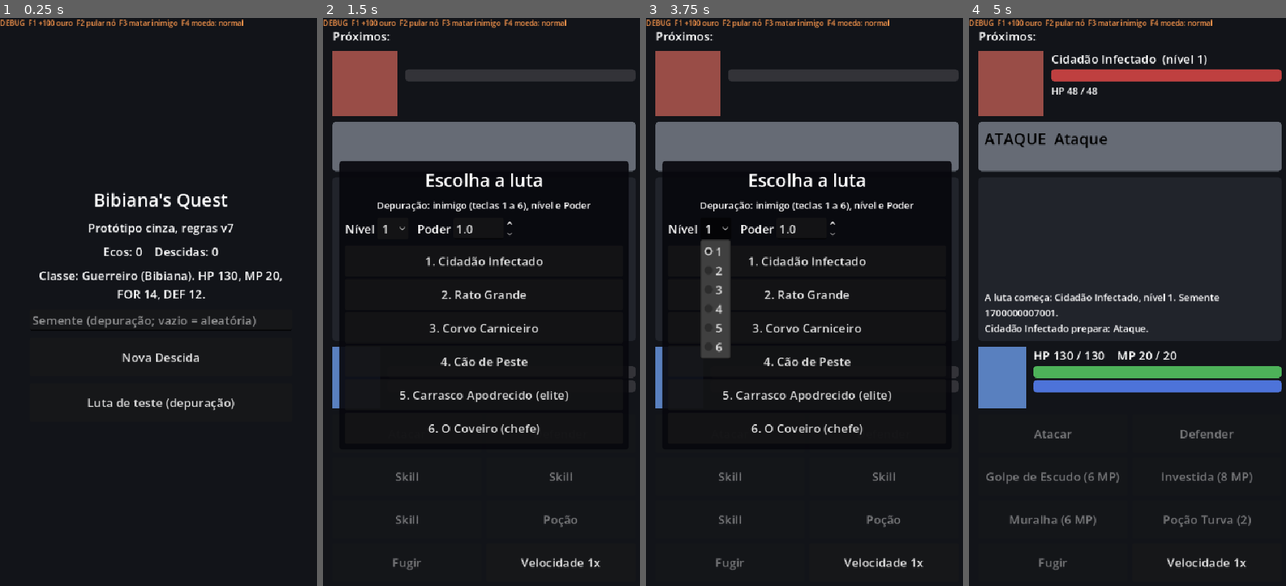
Above: before the commit, frames 1-4 (left to right).
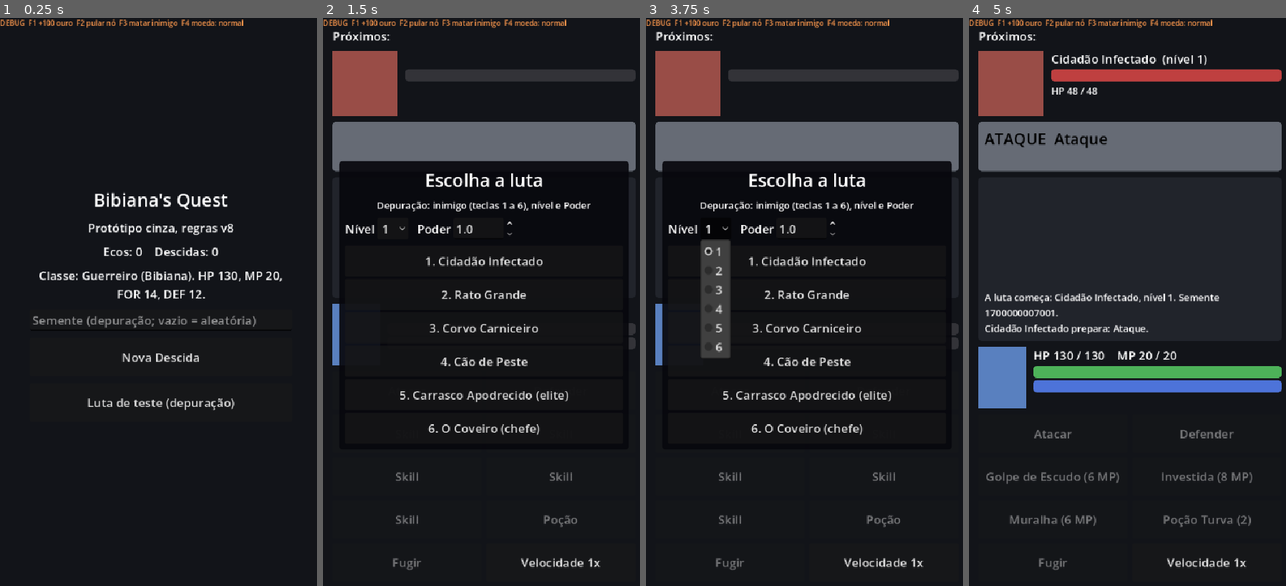
Above: after the commit, the same moments.

Repository: ohidalgojr/bibianas-quest
Game: Godot game, scene res://game/presentation/main.tscn
Two runs of this game, one before a commit and one after it. Both use one fixed random seed, a clock stepped at 60 frames per second and the inputs below.
Inputs (mouse positions are in pixels of both pictures, inside the frame that each line leads up to):
- Up to frame 1 (0.25 s): no input
- Up to frame 2 (1.5 s): click (484, 319) at 0.52 s; type "12" at 0.6 s; click "Luta de teste (depuração)" at 1.25 s
- Up to frame 3 (3.75 s): click "Velocidade 1x" at 2 s; click "Velocidade 2x" at 2.75 s; click "1" at 3.5 s
- Up to frame 4 (5 s): click "1. Cidadão Infectado" at 4.25 s

The runs differ from the first frame. In frame 1, less than 0.1% of the frame differs, in the area x 71-74%, y 36-38%; in frame 2, 0.5%, in the area x 2-99%, y 50-69%; in frame 3, 0.5%; in frame 4, nothing differs.

Commit message:
TASK-020: skills de combate na loja e três skills novas do Guerreiro (ADR-0024)
Co-Authored-By: Claude Sonnet 5.5 <noreply@anthropic.com>

Diff:
--- a/game/core/combat/combat.gd
+++ b/game/core/combat/combat.gd
@@ -315,6 +315,12 @@
 			_apply_effect(player, CombatEffect.Kind.ARMOR_DOWN, 1)
 		CombatSkill.Effect.BULWARK:
 			_apply_effect(player, CombatEffect.Kind.BULWARK, 2)
+		CombatSkill.Effect.POWER_STRIKE:
+			_strike(player, enemy, skill.power, CombatFormulas.Element.PHYSICAL, 1.0, skill.id)
+		CombatSkill.Effect.WAR_CRY:
+			_apply_effect(player, CombatEffect.Kind.EMPOWERED, CombatEffect.EMPOWER_TURNS)
+		CombatSkill.Effect.MEND:
+			_restore(player, roundi(player.stats.max_hp * CombatEffect.MEND_PERCENT / 100.0), 0)
 
 
 ## Resolve um golpe. Devolve o dano causado, ou -1 se errou. Ordem fixa dos sorteios:
--- a/game/core/combat/combat_effect.gd
+++ b/game/core/combat/combat_effect.gd
@@ -3,7 +3,7 @@
 ## Efeito temporário em uma unidade. A duração conta turnos de quem tem o efeito e cai
 ## no início de cada turno dela (ADR-0008).
 
-enum Kind { DEFENDING, BULWARK, ARMOR_DOWN, SLOWED, POISON, WEAKENED }
+enum Kind { DEFENDING, BULWARK, ARMOR_DOWN, SLOWED, POISON, WEAKENED, EMPOWERED }
 
 ## Muralha: DEF +50% e reflete 20% do dano físico (GDD §8).
 const BULWARK_DEFENSE: float = 0.5
@@ -23,7 +23,12 @@
 ## Defender corta pela metade a chance de um debuff de golpe (ADR-0020).
 const DEFEND_CHANCE_FACTOR: float = 0.5
 
-const LABELS: Array[String] = ["defending", "bulwark", "armor_down", "slowed", "poison", "weakened"]
+## Grito de Guerra: FOR e MEN +25% por 3 turnos; Segundo Fôlego cura 25% do HP (ADR-0024).
+const EMPOWER_ATTACK: float = 0.25
+const EMPOWER_TURNS: int = 3
+const MEND_PERCENT: int = 25
+
+const LABELS: Array[String] = ["defending", "bulwark", "armor_down", "slowed", "poison", "weakened", "empowered"]
 
 ## Duração padrão do efeito de debuff de um golpe.
 static func debuff_turns(effect_kind: Kind) -> int:
--- a/game/core/combat/combat_skill.gd
+++ b/game/core/combat/combat_skill.gd
@@ -3,7 +3,7 @@
 ## Skill de combate. Os números vêm do GDD §8; quando os dados das classes existirem
 ## (TASK-005), eles saem deste arquivo.
 
-enum Effect { SHIELD_BASH, CHARGE, BULWARK }
+enum Effect { SHIELD_BASH, CHARGE, BULWARK, POWER_STRIKE, WAR_CRY, MEND }
 
 var id: String = ""
 var display_name: String = ""
--- a/game/core/combat/combatant.gd
+++ b/game/core/combat/combatant.gd
@@ -92,9 +92,12 @@
 
 
 func _weakened(value: int) -> float:
+	var result: float = float(value)
+	if has_effect(CombatEffect.Kind.EMPOWERED):
+		result *= 1.0 + CombatEffect.EMPOWER_ATTACK
 	if has_effect(CombatEffect.Kind.WEAKENED):
-		return value * (1.0 - CombatEffect.WEAK_ATTACK)
-	return float(value)
+		result *= 1.0 - CombatEffect.WEAK_ATTACK
+	return result
 
 
 func effective_resistance() -> float:
--- a/game/core/core_version.gd
+++ b/game/core/core_version.gd
@@ -9,6 +9,6 @@
 ##
 ## Histórico: 0, nenhuma regra; 1, gerador de mapa (TASK-003, ADR-0007); 2, combate e moeda
 ## (TASK-004, ADR-0008); 3, Descida e peso de evento 0 no protótipo (TASK-007, ADR-0011); 4,
-## vencibilidade do mapa e Coveiro calibrado (TASK-008, ADR- …(160 unchanged characters)…  raros (TASK-018, ADR-0022); 7, Poder 0,75 por nível de inimigo (TASK-019, ADR-0023).
+## vencibilidade do mapa e Coveiro calibrado (TASK-008, ADR- …(160 unchanged characters)…  raros (TASK-018, ADR-0022); 7, Poder 0,4 por nível de inimigo (TASK-019, ADR-0023); 8, skills na loja e três skills novas (TASK-020, ADR-0024).
 
-const RULES_VERSION: int = 7
+const RULES_VERSION: int = 8
--- a/game/core/data/data_validator.gd
+++ b/game/core/data/data_validator.gd
@@ -15,7 +15,7 @@
 const ELEMENTS: PackedStringArray = ["physical", "fire", "lightning", "holy", "shadow"]
 const ITEM_SLOTS: PackedStringArray = ["consumable", "weapon", "offhand", "armor", "head", "relic"]
 const RARITIES: PackedStringArray = ["worn", "common", "uncommon", "rare", "cursed", "soul", "rival"]
-const SKILL_EFFECTS: PackedStringArray = ["shield_bash", "charge", "bulwark"]
+const SKILL_EFFECTS: PackedStringArray = ["shield_bash", "charge", "bulwark", "power_strike", "war_cry", "mend"]
 const CAMPFIRE_EFFECTS: PackedStringArray = ["damage_up", "defense_up"]
 const PASSIVES: PackedStringArray = ["veteran"]
 
@@ -125,6 +125,7 @@
 	if _number_field(data, "power", path) < 0.0:
 		_error(path, "power não pode ser negativo")
 	_bool_field(data, "coin", path)
+	_check_min(_int_field(data, "price", path), 0, path, "price")
 
 
 func _check_campfire_skill(entry: Variant, class_ids: Dictionary) -> void:
--- a/game/core/data/game_data.gd
+++ b/game/core/data/game_data.gd
@@ -29,6 +29,9 @@
 	"shield_bash": CombatSkill.Effect.SHIELD_BASH,
 	"charge": CombatSkill.Effect.CHARGE,
 	"bulwark": CombatSkill.Effect.BULWARK,
+	"power_strike": CombatSkill.Effect.POWER_STRIKE,
+	"war_cry": CombatSkill.Effect.WAR_CRY,
+	"mend": CombatSkill.Effect.MEND,
 }
 
 var errors: PackedStringArray = PackedStringArray()
@@ -84,6 +87,22 @@
 	for skill_id: Variant in _entry(classes, class_id)["skills"]:
 		skills.append(combat_skill(str(skill_id)))
 	return skills
+
+
+## Skills da classe à venda na loja (preço maior que zero), em ordem (ADR-0024).
+func shop_skill_ids(class_id: String) -> Array[String]:
+	var found: Array[String] = []
+	var ids: Array = combat_skills.keys()
+	ids.sort()
+	for skill_id: Variant in ids:
+		var entry: Dictionary = combat_skills[skill_id]
+		if str(entry["class"]) == class_id and int(entry["price"]) > 0:
+			found.append(str(skill_id))
+	return found
+
+
+func skill_price(skill_id: String) -> int:
+	return int(_entry(combat_skills, skill_id)["price"])
 
 
 func combat_skill(skill_id: String) -> CombatSkill:
--- a/game/core/run/run_rules.gd
+++ b/game/core/run/run_rules.gd
@@ -35,6 +35,8 @@
 ## GDD §15: atualizar custa 15 na primeira vez e mais 10 a cada nova vez no mesmo nó.
 const REROLL_FIRST: int = 15
 const REROLL_STEP: int = 10
+## GDD §8: espaços de skill de combate no protótipo (ADR-0024).
+const MAX_SKILLS: int = 5
 ## GDD §10: até 8 consumíveis.
 const MAX_CONSUMABLES: int = 8
 ## ADR-0011: a Descida começa com 2 Poções Turvas.
--- a/game/core/run/run_save.gd
+++ b/game/core/run/run_save.gd
@@ -31,6 +31,7 @@
 		"embers": run.embers,
 		"nodes_cleared": run.nodes_cleared,
 		"enemies_defeated": run.enemies_defeated,
+		"learned_skills": run.learned_skills,
 		"streams": run.streams.snapshot(),
 		"coin": {"losses_in_row": run.coin.losses_in_row, "flips": run.coin.flips, "heads": run.coin.heads},
 	}
@@ -65,6 +66,10 @@
 	run.embers = int(saved["embers"])
 	run.nodes_cleared = int(saved["nodes_cleared"])
 	run.enemies_defeated = int(saved.get("enemies_defeated", 0))
+	if saved.has("learned_skills"):
+		run.learned_skills.clear()
+		for skill_id: Variant in saved["learned_skills"]:
+			run.learned_skills.append(str(skill_id))
 	run.consumables = _int_dictionary(saved["consumables"])
 	run.buffs = _int_dictionary(saved["buffs"])
 	run.equipment = {}
--- a/game/core/run/run_state.gd
+++ b/game/core/run/run_state.gd
@@ -31,6 +31,9 @@
 var embers: int = 0
 var shop_offer: Array[String] = []
 var shop_rerolls: int = 0
+## Skills de combate aprendidas, em ordem, e a skill à venda na loja (ADR-0024).
+var learned_skills: Array[String] = []
+var skill_offer: String = ""
 var combat: Combat
 var nodes_cleared: int = 0
 ## Inimigos derrotados na Descida e o que a última vitória rendeu (ADR-0021): quem, nível,
@@ -60,6 +63,8 @@
 		for scenario_id: String in data.scenarios:
 			scenario_ids.append(scenario_id)
 	var entry: Dictionary = data.classes[class_id]
+	for skill_id: Variant in entry["skills"]:
+		learned_skills.append(str(skill_id))
 	equipment["weapon"] = str(entry["starting_weapon"])
 	equipment["armor"] = str(entry["starting_armor"])
 	for item_id: String in RunRules.STARTING_ITEMS:
@@ -146,6 +151,31 @@
 	if not is_over():
 		return 0
 	return RunRules.echoes(nodes_cleared, bosses_defeated())
+
+
+## Skills aprendidas, prontas para o combate.
+func skills() -> Array[CombatSkill]:
+	var found: Array[CombatSkill] = []
+	for skill_id: String in learned_skills:
+		found.append(data.combat_skill(skill_id))
+	return found
+
+
+func can_buy_skill() -> bool:
+	if phase != Phase.SHOP or skill_offer.is_empty() or learned_skills.size() >= RunRules.MAX_SKILLS:
+		return false
+	return gold >= data.skill_price(skill_offer)
+
+
+func buy_skill() -> bool:
+	if not can_buy_skill():
+		return false
+	var price: int = data.skill_price(skill_offer)
+	gold -= price
+	learned_skills.append(skill_offer)
+	_emit(RunEvent.Type.SPENT, skill_offer, price)
+	skill_offer = ""
+	return true
 
 
 func consumable_count(item_id: String) -> int:
@@ -391,6 +421,7 @@
 	sell_drop()
 	phase = Phase.CHOOSING
 	shop_offer.clear()
+	skill_offer = ""
 	_emit(RunEvent.Type.SHOP, "leave", 0)
 	return true
 
@@ -442,7 +473,19 @@
 	phase = Phase.SHOP
 	shop_rerolls = 0
 	_stock_shop()
+	_stock_skill()
 	_emit(RunEvent.Type.SHOP, "open", shop_offer.size())
+
+
+## Uma skill da classe ainda não aprendida, sorteada no fluxo de loot (ADR-0024).
+func _stock_skill() -> void:
+	skill_offer = ""
+	var pool: Array[String] = []
+	for skill_id: String in data.shop_skill_ids(class_id):
+		if not learned_skills.has(skill_id):
+			pool.append(skill_id)
+	if not pool.is_empty():
+		skill_offer = pool[streams.loot().draw_index(pool.size())]
 
 
 ## Sorteia no fluxo de loot 2 equipamentos e 2 consumíveis entre os itens com preço.
--- a/game/core/sim/run_bot.gd
+++ b/game/core/sim/run_bot.gd
@@ -102,7 +102,7 @@
 
 
 static func _median_turn(run: RunState, combat: Combat, bot: Pcg32) -> void:
-	var skills: Array[CombatSkill] = run.data.class_skills(run.class_id)
+	var skills: Array[CombatSkill] = run.skills()
 	var danger: bool = combat.enemy.intent != null and combat.enemy.intent.is_dangerous()
 	if combat.player.hp * 100 < combat.player.stats.max_hp * 35 and run.available_in_fight(POTION_ID) > 0:
 		combat.act(Combat.Action.ITEM, null, run.data.combat_item(POTION_ID))
@@ -149,6 +149,8 @@
 			run.buy(item_id)
 		elif slot != "consumable" and run.gold - run.item_price(item_id) >= 30:
 			run.buy(item_id)
+	if not run.skill_offer.is_empty() and run.gold - run.data.skill_price(run.skill_offer) >= 30:
+		run.buy_skill()
 	run.leave_shop()
 
 
--- a/game/data/skills.json
+++ b/game/data/skills.json
@@ -1,9 +1,12 @@
 {
 	"format": 1,
 	"combat": [
-		{"id": "shield_bash", "class": "warrior", "name": "Golpe de Escudo", "cost": 6, "effect": "shield_bash", "power": 0.8, "coin": true},
-		{"id": "charge", "class": "warrior", "name": "Investida", "cost": 8, "effect": "charge", "power": 1.5, "coin": false},
-		{"id": "bulwark", "class": "warrior", "name": "Muralha", "cost": 6, "effect": "bulwark", "power": 0.0, "coin": false}
+		{"id": "shield_bash", "class": "warrior", "name": "Golpe de Escudo", "cost": 6, "effect": "shield_bash", "power": 0.8, "coin": true, "price": 0},
+		{"id": "charge", "class": "warrior", "name": "Investida", "cost": 8, "effect": "charge", "power": 1.5, "coin": false, "price": 0},
+		{"id": "bulwark", "class": "warrior", "name": "Muralha", "cost": 6, "effect": "bulwark", "power": 0.0, "coin": false, "price": 0},
+		{"id": "whirlwind", "class": "warrior", "name": "Golpe Giratório", "cost": 5, "effect": "power_strike", "power": 1.3, "coin": false, "price": 120},
+		{"id": "war_cry", "class": "warrior", "name": "Grito de Guerra", "cost": 4, "effect": "war_cry", "power": 0.0, "coin": false, "price": 100},
+		{"id": "second_wind", "class": "warrior", "name": "Segundo Fôlego", "cost": 6, "effect": "mend", "power": 0.0, "coin": false, "price": 140}
 	],
 	"campfire": [
 		{"id": "sharpen_blade", "class": "warrior", "name": "Afiar Lâmina", "effect": "damage_up", "percent": 15, "combats": 3},
--- a/game/presentation/combat/combat_screen.gd
+++ b/game/presentation/combat/combat_screen.gd
@@ -134,8 +134,11 @@
 	_enemy_hp_bar.max_value = session.combat.enemy.stats.max_hp
 	_player_hp_bar.max_value = session.combat.player.stats.max_hp
 	_player_mp_bar.max_value = session.combat.player.stats.max_mp
-	for index: int in session.skills.size():
-		(_buttons["skill_%d" % index] as Button).text = session.skill_label(index)
+	for index: int in RunRules.MAX_SKILLS:
+		var skill_button: Button = _buttons["skill_%d" % index]
+		skill_button.visible = index < session.skills.size()
+		if index < session.skills.size():
+			skill_button.text = session.skill_label(index)
 	_refresh_bars()
 
 
@@ -152,7 +155,7 @@
 			events = session.use_potion()
 		"flee":
 			events = session.flee()
-		"skill_0", "skill_1", "skill_2":
+		"skill_0", "skill_1", "skill_2", "skill_3", "skill_4":
 			events = session.use_skill(int(action.substr(6)))
 	if events.is_empty():
 		return
@@ -343,7 +346,7 @@
 	var can_go: bool = session != null and not _busy and session.can_act()
 	(_buttons["attack"] as Button).disabled = not can_go
 	(_buttons["defend"] as Button).disabled = not can_go
-	for index: int in 3:
+	for index: int in RunRules.MAX_SKILLS:
 		var skill_ready: bool = can_go and session.can_use_skill(index)
 		(_buttons["skill_%d" % index] as Button).disabled = not skill_ready
 	var potion: Button = _buttons["potion"]
@@ -513,7 +516,7 @@
 	grid.add_theme_constant_override("v_separation", 8)
 	column.add_child(grid)
 	for entry: Array in [["attack", "Atacar"], ["defend", "Defender"], ["skill_0", "Skill"], ["skill_1", "Skill"],
-			["skill_2", "Skill"], ["potion", "Poção"], ["flee", "Fugir"], ["speed", "Velocidade 1x"]]:
+			["skill_2", "Skill"], ["skill_3", "Skill"], ["skill_4", "Skill"], ["potion", "Poção"], ["flee", "Fugir"], ["speed", "Velocidade 1x"]]:
 		var button: Button = Button.new()
 		button.text = str(entry[1])
 		button.custom_minimum_size = Vector2(0, 64)
--- a/game/presentation/combat/combat_session.gd
+++ b/game/presentation/combat/combat_session.gd
@@ -55,7 +55,7 @@
 	session.run = run_state
 	session.enemy_id = node.enemy_id
 	session.combat = run_state.combat
-	session.skills = run_state.data.class_skills(run_state.class_id)
+	session.skills = run_state.skills()
 	session._learn_moves(run_state.combat.enemy)
 	return session
 
--- a/game/presentation/run/run_panel_screen.gd
+++ b/game/presentation/run/run_panel_screen.gd
@@ -112,6 +112,18 @@
 			panels.buy(item_id)
 			_render())
 		buy.disabled = not bool(entry["can_buy"])
+	var skill: Dictionary = view["skill"]
+	if not skill.is_empty():
+		var skill_title: Label = _text("Skill: %s (%d MP). %s. %s" % [str(skill["name"]), int(skill["cost"]),
+			str(skill["description"]), str(skill["slots"])], 16)
+		skill_title.add_theme_color_override("font_color", Color(0.75, 0.6, 0.95))
+		var learn_label: String = "Aprender %s: %d ouro" % [str(skill["name"]), int(skill["price"])]
+		if not bool(skill["can_buy"]):
+			learn_label += " (%s)" % str(skill["reason"])
+		var learn: Button = _button(learn_label, func() -> void:
+			panels.buy_skill()
+			_render())
+		learn.disabled = not bool(skill["can_buy"])
 	var reroll: Button = _button("Atualizar loja: %d ouro" % int(view["reroll_cost"]), func() -> void:
 		panels.reroll()
 		_render())
--- a/game/presentation/run/run_panels.gd
+++ b/game/presentation/run/run_panels.gd
@@ -103,7 +103,46 @@
 		"reroll_cost": run.reroll_cost(),
 		"can_reroll": run.phase == RunState.Phase.SHOP and run.gold >= run.reroll_cost(),
 		"bag": "Mochila: %d/%d" % [run.total_consumables(), RunRules.MAX_CONSUMABLES],
-	}
+		"skill": skill_view(),
+	}
+
+
+## A skill à venda (ADR-0024), ou vazio se não há.
+func skill_view() -> Dictionary:
+	if run.skill_offer.is_empty():
+		return {}
+	var skill: CombatSkill = run.data.combat_skill(run.skill_offer)
+	var price: int = run.data.skill_price(run.skill_offer)
+	var reason: String = ""
+	if run.learned_skills.size() >= RunRules.MAX_SKILLS:
+		reason = "Espaços de skill cheios"
+	elif run.gold < price:
+		reason = "Ouro insuficiente"
+	return {
+		"id": skill.id,
+		"name": skill.display_name,
+		"cost": skill.cost,
+		"price": price,
+		"description": skill_text(skill),
+		"can_buy": run.can_buy_skill(),
+		"reason": reason,
+		"slots": "Skills: %d/%d" % [run.learned_skills.size(), RunRules.MAX_SKILLS],
+	}
+
+
+static func skill_text(skill: CombatSkill) -> String:
+	match skill.effect:
+		CombatSkill.Effect.POWER_STRIKE:
+			return "Golpe de %.1f×FOR" % skill.power
+		CombatSkill.Effect.WAR_CRY:
+			return "FOR e MEN +%d%% por %d turnos" % [roundi(CombatEffect.EMPOWER_ATTACK * 100.0), CombatEffect.EMPOWER_TURNS]
+		CombatSkill.Effect.MEND:
+			return "Recupera %d%% do HP" % CombatEffect.MEND_PERCENT
+	return "Skill da classe"
+
+
+func buy_skill() -> bool:
+	return run.buy_skill()
 
 
 func item_view(item_id: String) -> Dictionary:
--- /dev/null
+++ b/tests/unit/test_skills_shop.gd
@@ -0,0 +1,134 @@
+extends GutTest
+## TASK-020 (ADR-0024): skills novas do Guerreiro, venda na loja (1 por visita, até 5
+## espaços), efeitos no motor e save das skills aprendidas.
+
+const DIR: String = "user://test_skills_saves/"
+
+var _data: GameData
+
+
+func before_all() -> void:
+	_data = DataLoader.load_all()
+
+
+func after_all() -> void:
+	DirAccess.remove_absolute(DIR + SaveStore.RUN_FILE)
+
+
+func _shop_run(run_seed: int = 3) -> RunState:
+	var run: RunState = RunState.new(_data, run_seed)
+	run._open_shop()
+	return run
+
+
+func test_data_has_three_new_priced_skills_and_free_starters() -> void:
+	assert_eq(_data.shop_skill_ids("warrior"), ["second_wind", "war_cry", "whirlwind"] as Array[String])
+	for starter: String in ["shield_bash", "charge", "bulwark"]:
+		assert_eq(_data.skill_price(starter), 0)
+	assert_eq(_data.skill_price("whirlwind"), 120)
+	assert_eq(_data.class_skills("warrior").size(), 3, "a classe começa com 3")
+
+
+func test_shop_offers_one_unlearned_skill_per_visit() -> void:
+	var run: RunState = _shop_run()
+	assert_true(["second_wind", "war_cry", "whirlwind"].has(run.skill_offer))
+	run.learned_skills.append(run.skill_offer)
+	var learned: String = run.skill_offer
+	run._open_shop()
+	assert_ne(run.skill_offer, learned, "não repete a aprendida")
+	run.leave_shop()
+	assert_eq(run.skill_offer, "")
+
+
+func test_buy_skill_charges_and_learns_in_order() -> void:
+	var run: RunState = _shop_run()
+	var offered: String = run.skill_offer
+	var price: int = _data.skill_price(offered)
+	run.gold = price - 1
+	assert_false(run.can_buy_skill(), "sem ouro")
+	run.gold = price + 10
+	assert_true(run.buy_skill())
+	assert_eq(run.gold, 10)
+	assert_eq(run.learned_skills.back(), offered)
+	assert_eq(run.skills().size(), 4)
+	assert_eq(run.skill_offer, "", "a oferta some depois de comprar")
+	assert_false(run.buy_skill())
+
+
+func test_skill_slots_are_limited_to_five() -> void:
+	var run: RunState = _shop_run()
+	run.gold = 1000
+	assert_true(run.buy_skill())
+	run._open_shop()
+	run.gold = 1000
+	assert_true(run.buy_skill())
+	assert_eq(run.learned_skills.size(), RunRules.MAX_SKILLS)
+	run._open_shop()
+	run.gold = 1000
+	assert_eq(run.skill_offer, "second_wind" if not run.learned_skills.has("second_wind") else run.skill_offer)
+	assert_false(run.can_buy_skill(), "espaços cheios")
+	assert_eq(RunPanels.new(run).skill_view().get("reason", "Espaços de skill cheios"), "Espaços de skill cheios")
+
+
+func _combat() -> Combat:
+	var moves: Array[EnemyMove] = [EnemyMove.make("hit", EnemyMove.Kind.ATTACK, 0.1)]
+	var stats: Stats = Stats.make({"hp": 400, "strength": 1, "defense": 4, "resistance": 2, "speed": 3, "evasion": 0})
+	var enemy: Combatant = Combatant.enemy("Saco", stats, CombatFixtures.single_phase(moves))
+	var combat: Combat = Combat.new(CombatFixtures.warrior(), enemy, RngStreams.new(4), CoinState.new())
+	combat.start()
+	return combat
+
+
+func test_whirlwind_deals_damage() -> void:
+	var combat: Combat = _combat()
+	var before: int = combat.enemy.hp
+	combat.player.mp = 20
+	combat.act(Combat.Action.SKILL, _data.combat_skill("whirlwind"))
+	assert_lt(combat.enemy.hp, before)
+	assert_eq(combat.player.mp, 15, "custou 5 de MP")
+
+
+func test_war_cry_empowers_attack_for_three_turns() -> void:
+	var combat: Combat = _combat()
+	var base: float = combat.player.effective_strength()
+	combat.act(Combat.Action.SKILL, _data.combat_skill("war_cry"))
+	assert_true(combat.player.has_effect(CombatEffect.Kind.EMPOWERED))
+	assert_almost_eq(combat.player.effective_strength(), base * 1.25, 0.0001)
+	for turn: int in 4:
+		combat.act(Combat.Action.DEFEND)
+	assert_false(combat.player.has_effect(CombatEffect.Kind.EMPOWERED), "a Fúria passou")
+
+
+func test_second_wind_heals_a_quarter_of_max_hp() -> void:
+	var combat: Combat = _combat()
+	combat.player.hp = 40
+	var expected: int = roundi(combat.player.stats.max_hp * 25 / 100.0)
+	combat.act(Combat.Action.SKILL, _data.combat_skill("second_wind"))
+	assert_between(combat.player.hp, 40 + expected - 4, 40 + expected, "cura 25% (menos o golpe do inimigo)")
+
+
+func test_learned_skills_are_saved_and_restored() -> void:
+	var run: RunState = RunState.new(_data, 12)
+	run.learned_skills.append("war_cry")
+	var store: SaveStore = SaveStore.new(DIR)
+	assert_true(store.save_run(run))
+	var loaded: RunState = store.load_run(_data)
+	assert_not_null(loaded)
+	assert_eq(loaded.learned_skills, run.learned_skills)
+	assert_eq(loaded.skills().size(), 4)
+
+
+func test_shop_panel_shows_skill_and_screen_has_five_skill_buttons() -> void:
+	var run: RunState = _shop_run()
+	var view: Dictionary = RunPanels.new(run).skill_view()
+	assert_false(view.is_empty())
+	assert_eq(view["slots"], "Skills: 3/5")
+	assert_eq(view["price"], _data.skill_price(run.skill_offer))
+	var screen: CombatScreen = CombatScreen.new()
+	screen.time_scale = 0.0
+	add_child_autofree(screen)
+	screen.start_fight("giant_rat", 1, 1.0, 5)
+	for index: int in 5:
+		assert_true(screen._buttons.has("skill_%d" % index))
+	assert_true(screen._buttons["skill_2"].visible)
+	assert_false(screen._buttons["skill_3"].visible, "só 3 aprendidas")
Not shown, added: tests/unit/test_skills_shop.gd.uid
Not shown, changed: docs/FEEDBACK.md
Not shown, changed: docs/GDD.md
Not shown, changed: docs/HANDOFF.md
Not shown, added: docs/adr/ADR-0024-skills-na-loja.md
Not shown, added: docs/tasks/TASK-020-skills-na-loja.md
